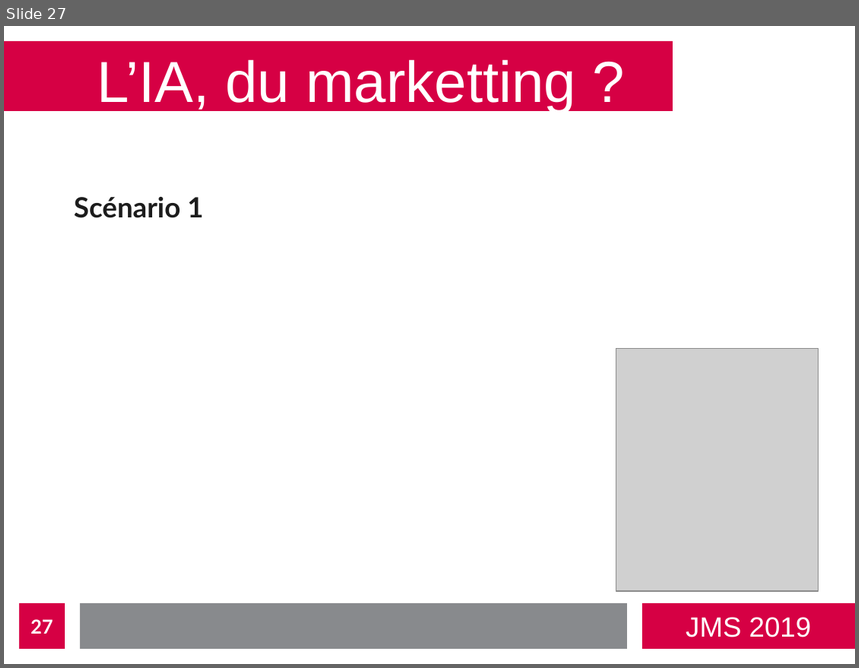
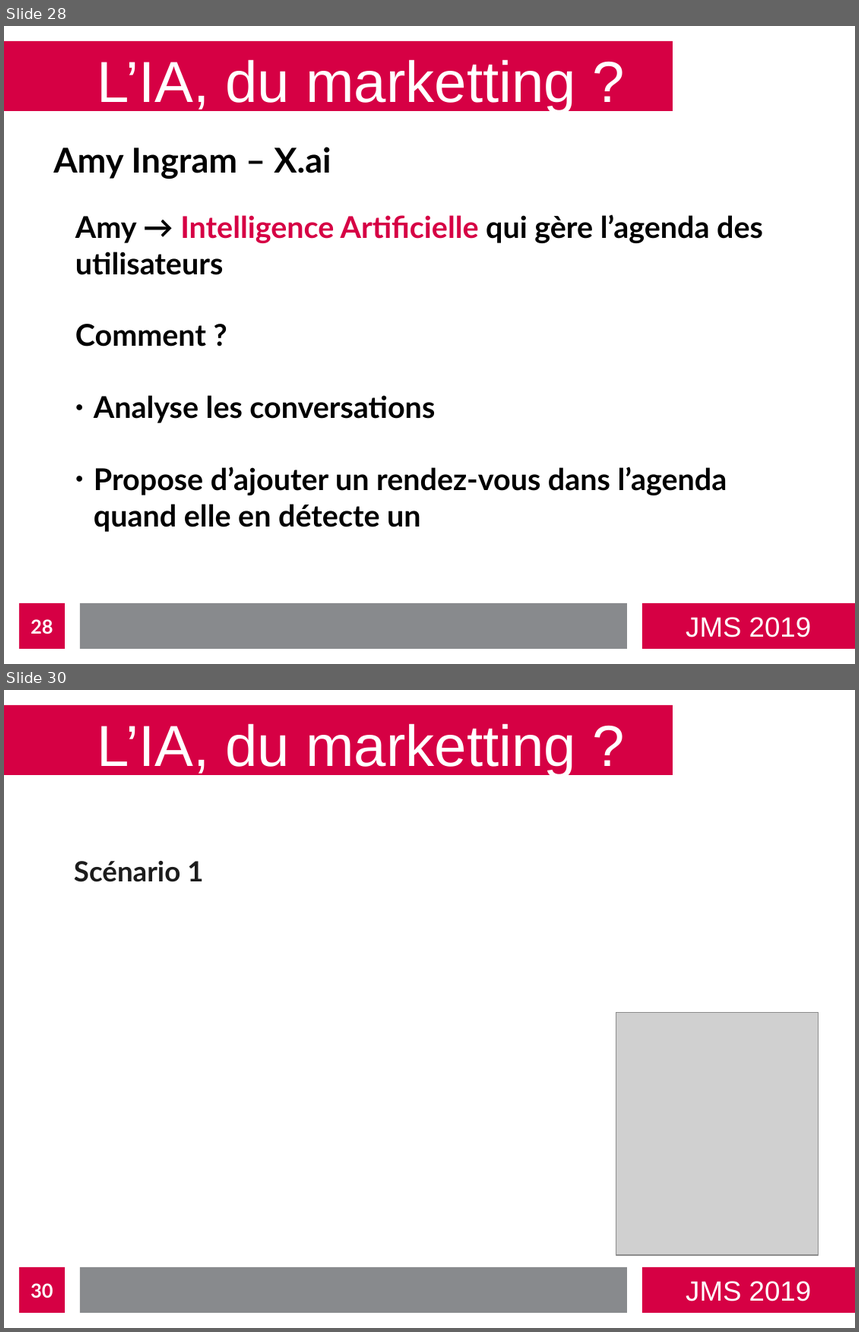
Before and after one commit to bastienvanderplaetse/JMS-2019, a slide deck: presentation-expanded.odp. Shown one above the other, each under a label of ours: slide 27 before the commit, slides 28 and 30 after it; the slides between them are not shown. The pictures are 859x668 and 859x1332 pixels, drawn with LibreOffice and Linux fonts; fonts in the diff are those of the drawing; grey boxes stand for pictures. Boxes give left, top, right and bottom in pixels: in the first picture for what was removed or moved away, otherwise in the second. Text is boxed around its words. In the diff, an @@ line names an element or a change of style, - is before the commit and + after.

Commit message:
Marketting ex1

```diff
--- a/presentation-expanded.odp
+++ b/presentation-expanded.odp
@@ slide 28 added at [4, 26, 855, 664], background #FFFFFF; not listed: 4 template elements that a slide beside it also shows @@
@@ title added at [97, 59, 576, 113], 54 pt, text #FFFFFF @@
+L’IA, du marketting ?
@@ text added at [53, 147, 331, 179], 32 pt, text #000000, bold @@
+Amy Ingram – X.ai
@@ text added at [75, 214, 763, 532], 28 pt, text #000000, bold @@
+Amy → Intelligence Artificielle qui gère l’agenda des utilisateurs
+Comment ?
+● Analyse les conversations
+● Propose d’ajouter un rendez-vous dans l’agenda quand elle en détecte un
@@ page number added at [19, 604, 65, 649], fill #D60044, 18 pt, text #FFFFFF, bold @@
+28
@@ what was slide 27 is now slide 30 @@
@@ page number at [31, 1284, 53, 1299]: text changed @@
-27
+30
```
Also in this commit, not shown: 13 slides changed, 3 other slides added, 2 other files.
